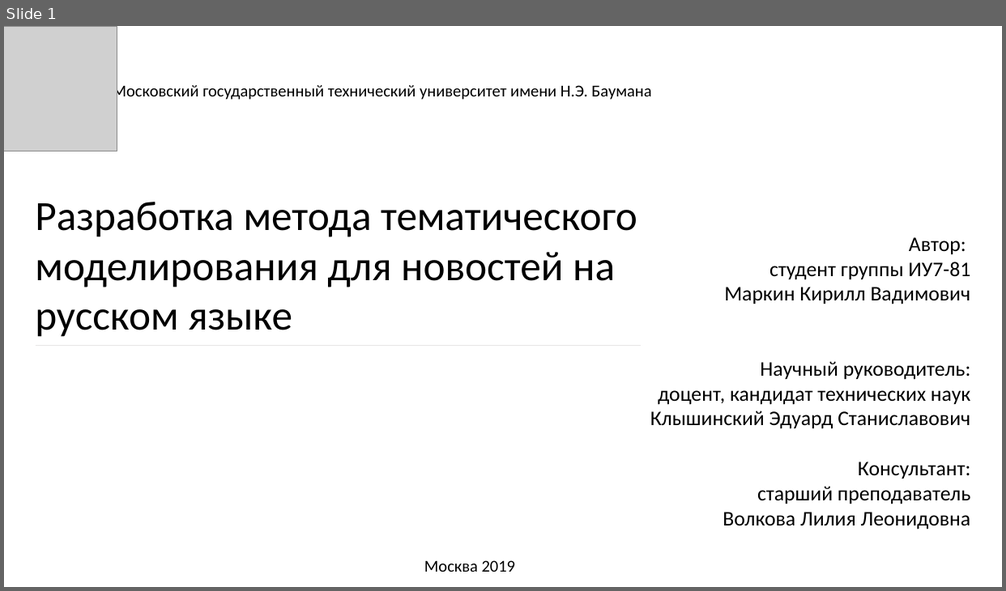
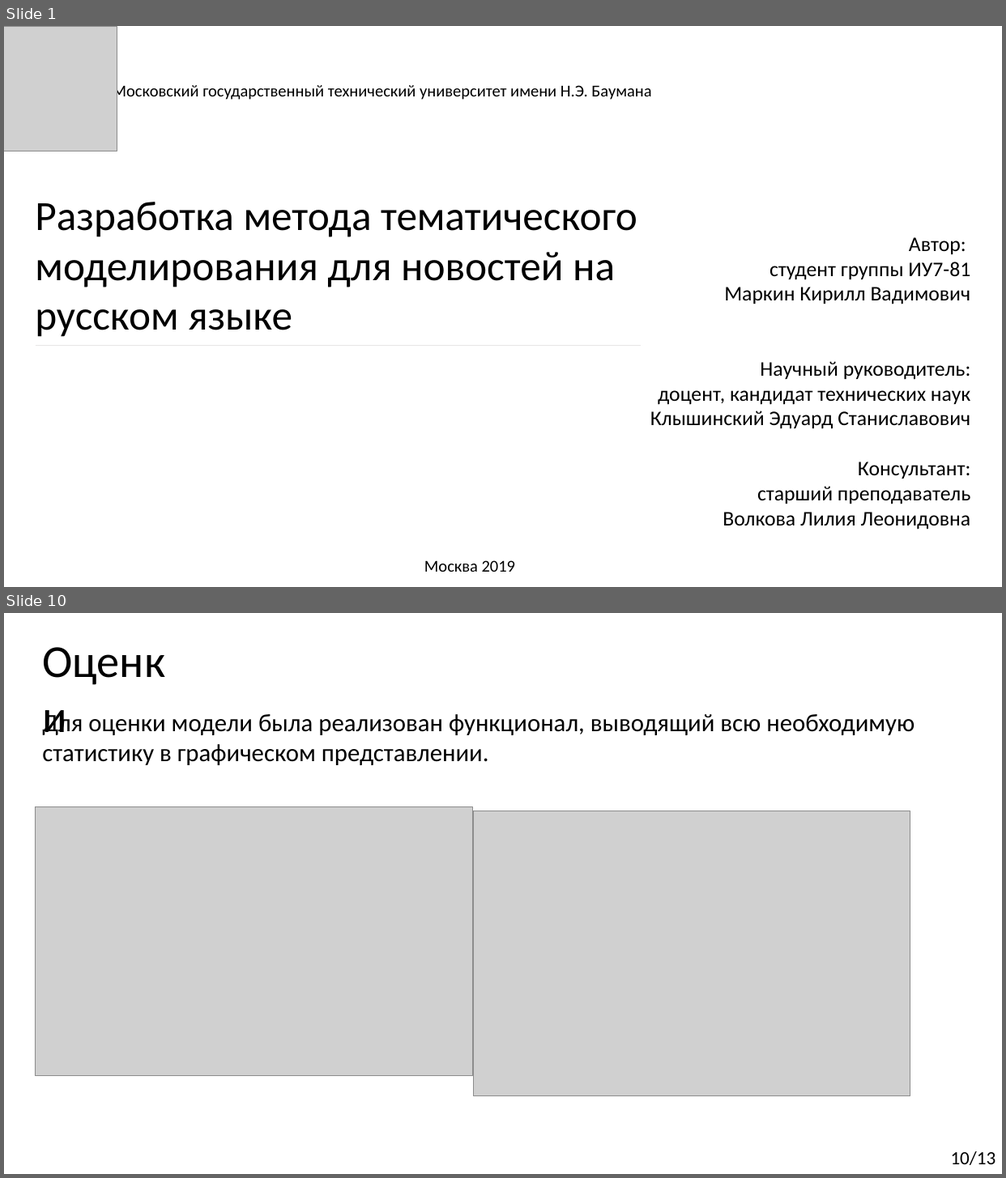
Before and after one commit to Kirmark/bachelor-qualification-work, a slide deck: presentation/presentation.pptx. Shown one above the other, each under a label of ours: slide 1 before the commit, slides 1 and 10 after it; the slides between them are not shown. The pictures are 1006x591 and 1006x1178 pixels, drawn with LibreOffice and Linux fonts; fonts in the diff are those of the drawing; grey boxes stand for pictures. Boxes give left, top, right and bottom in pixels: in the first picture for what was removed or moved away, otherwise in the second. Text is boxed around its words. In the diff, an @@ line names an element or a change of style, - is before the commit and + after.

```diff
--- a/presentation/presentation.pptx
+++ b/presentation/presentation.pptx
@@ slide 10 added at [4, 613, 1002, 1174], background #FFFFFF @@
@@ text added at [42, 710, 914, 765], 24 pt, text #000000 @@
+Для оценки модели была реализован функционал, выводящий всю необходимую статистику в графическом представлении.
@@ text added at [88, 719, 165, 735], 44 pt, text #000000 @@
+Оценки
@@ picture added at [35, 807, 473, 1076] @@
@@ picture added at [473, 811, 910, 1097] @@
@@ text added at [951, 1152, 996, 1165], 18 pt, text #000000 @@
+10/13
```
Also in this commit, not shown: 8 slides changed, 3 other slides added, 3 slides removed, 7 other files.
